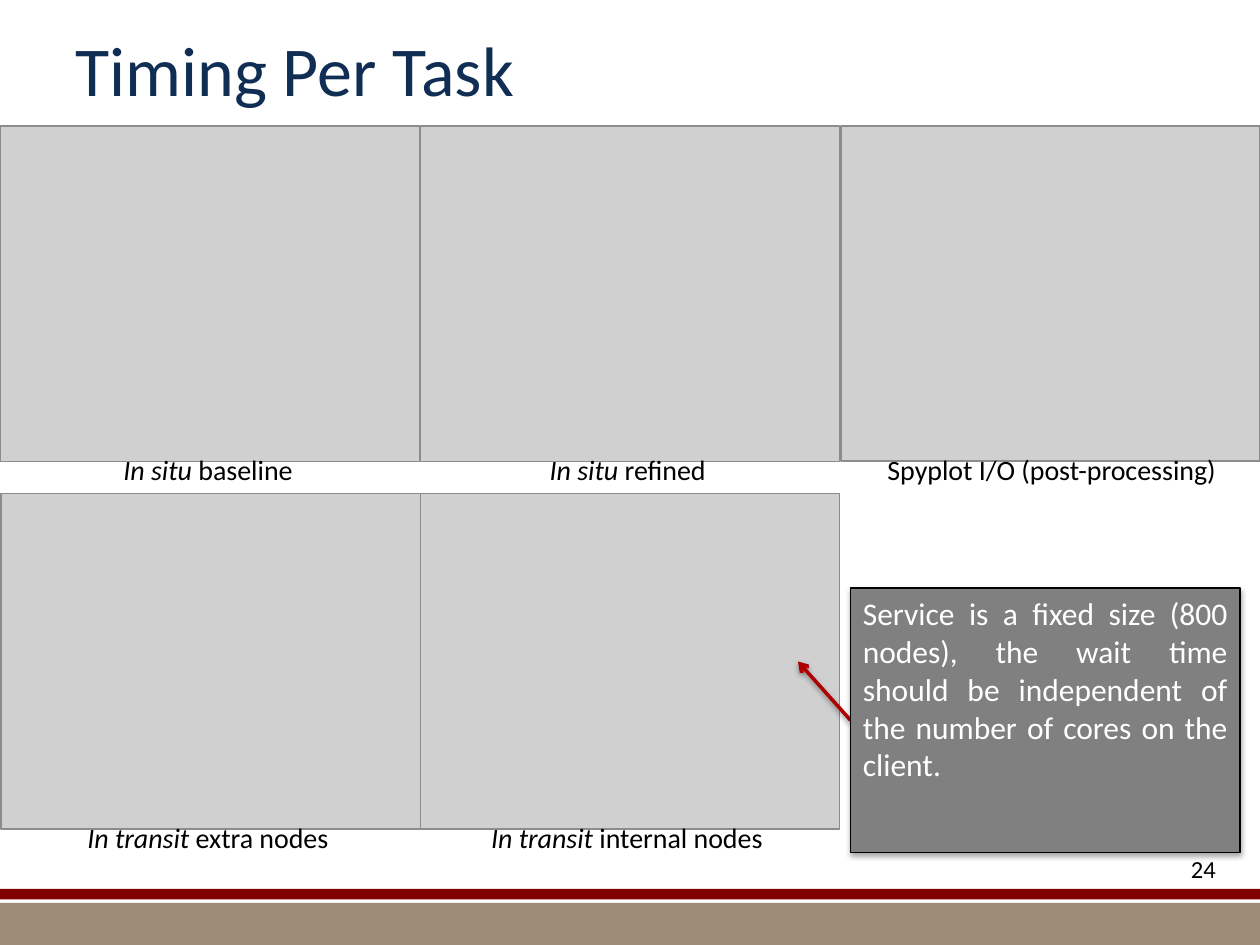
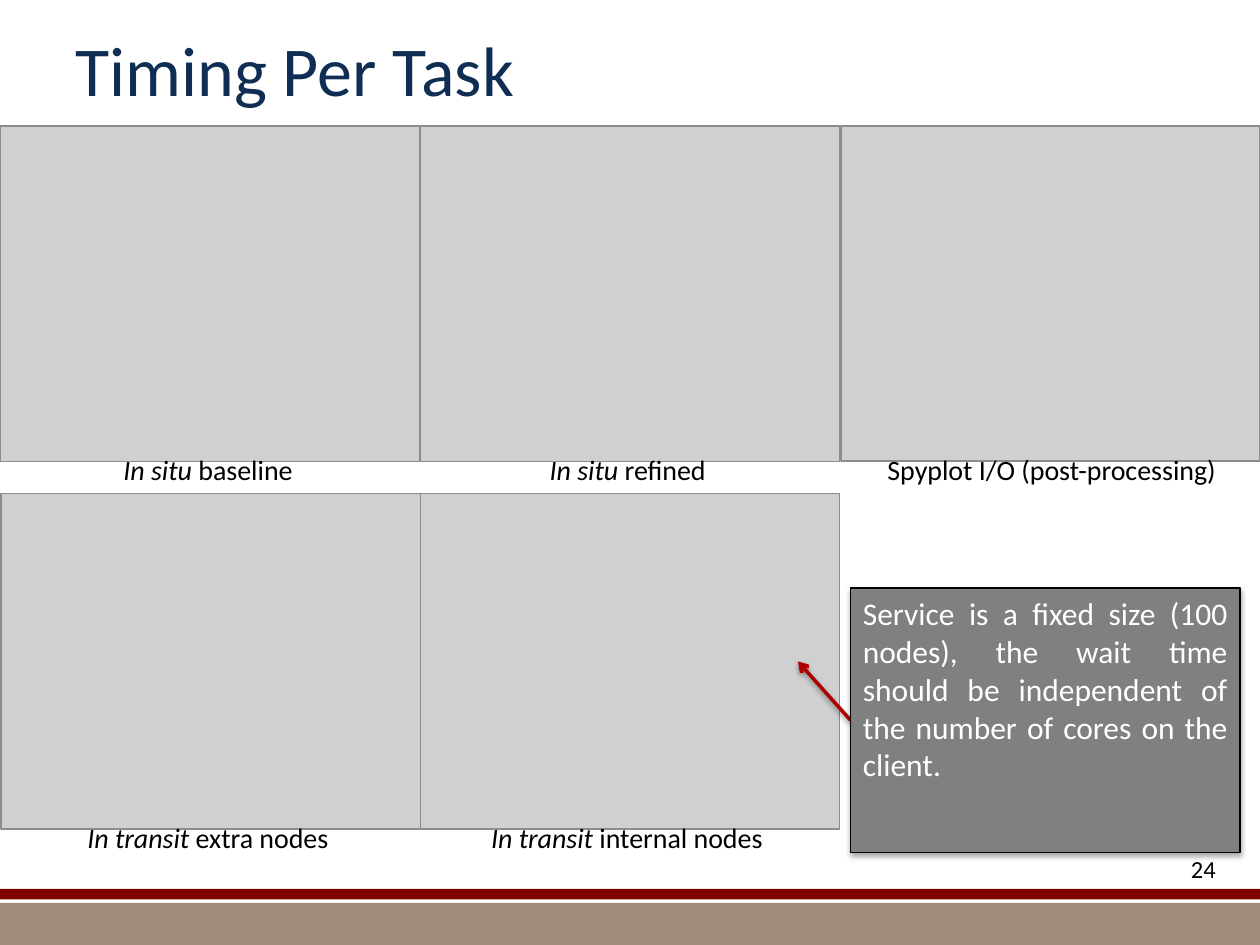
Before and after one commit to kmorel-papers/MilestoneFY13, a slide deck: slide 24 of Summary/SummarySlides.pptx. Drawn at 1260x945 pixels with LibreOffice and Linux fonts; fonts in the diff are those of the drawing; grey boxes stand for pictures; background and template pictures are left out. Boxes give left, top, right and bottom in pixels: in the first picture for what was removed or moved away, otherwise in the second. Text is boxed around its words. In the diff, an @@ line names an element or a change of style, - is before the commit and + after.

```diff
--- a/Summary/SummarySlides.pptx
+++ b/Summary/SummarySlides.pptx
@@ text in rectangle at bbox=[863, 602, 1228, 776]: text changed @@
-Service is a fixed size (800 nodes), the wait time should be independent of the number of cores on the client.
+Service is a fixed size (100 nodes), the wait time should be independent of the number of cores on the client.
```
Also in this commit, not shown: 10 other slides changed, 6 other files.
